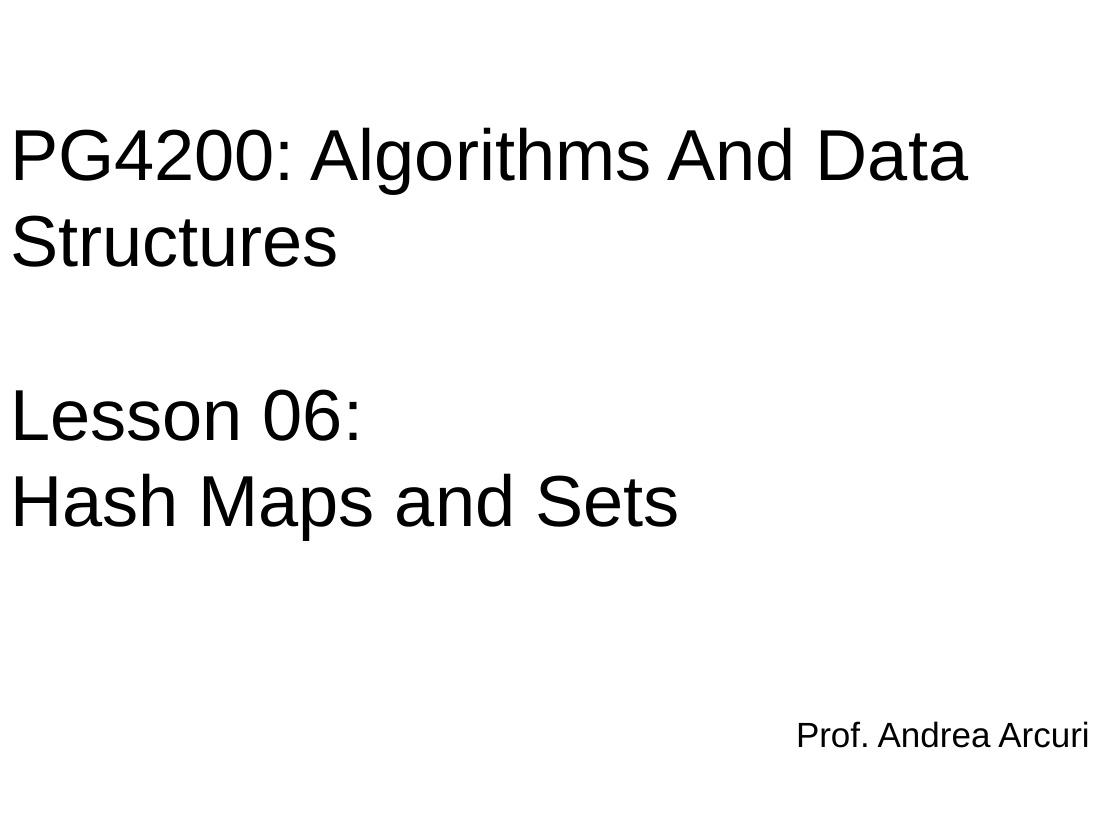
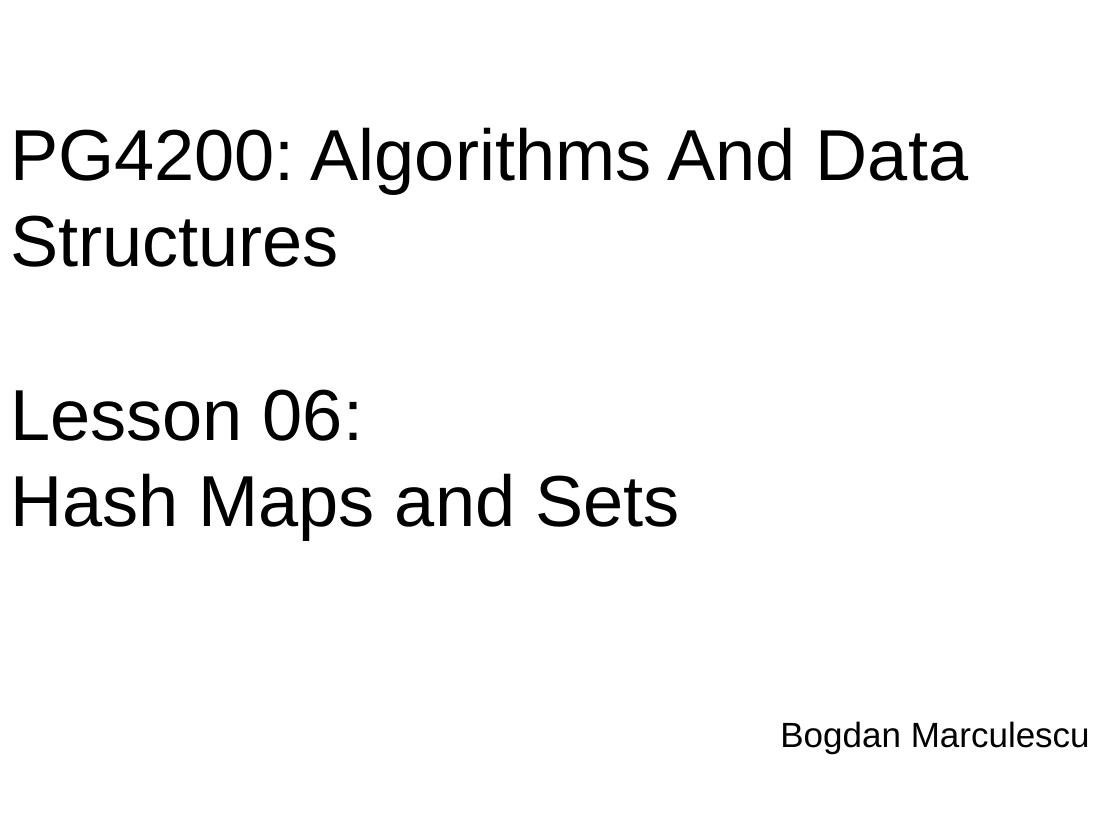
Before and after one commit to arcuri82/algorithms, a slide deck: slide 1 of docs/slides/06/06_hash_maps.pptx. Drawn at 1120x840 pixels with LibreOffice and Linux fonts; fonts in the diff are those of the drawing. Boxes give left, top, right and bottom in pixels: in the first picture for what was removed or moved away, otherwise in the second. Text is boxed around its words. In the diff, an @@ line names an element or a change of style, - is before the commit and + after.

Commit message:
Small update wrt Lecture 05.

```diff
--- a/docs/slides/06/06_hash_maps.pptx
+++ b/docs/slides/06/06_hash_maps.pptx
@@ text at [780, 721, 1090, 754]: text changed @@
-Prof. Andrea Arcuri
+Bogdan Marculescu
```
Also in this commit, not shown: 1 other file.
